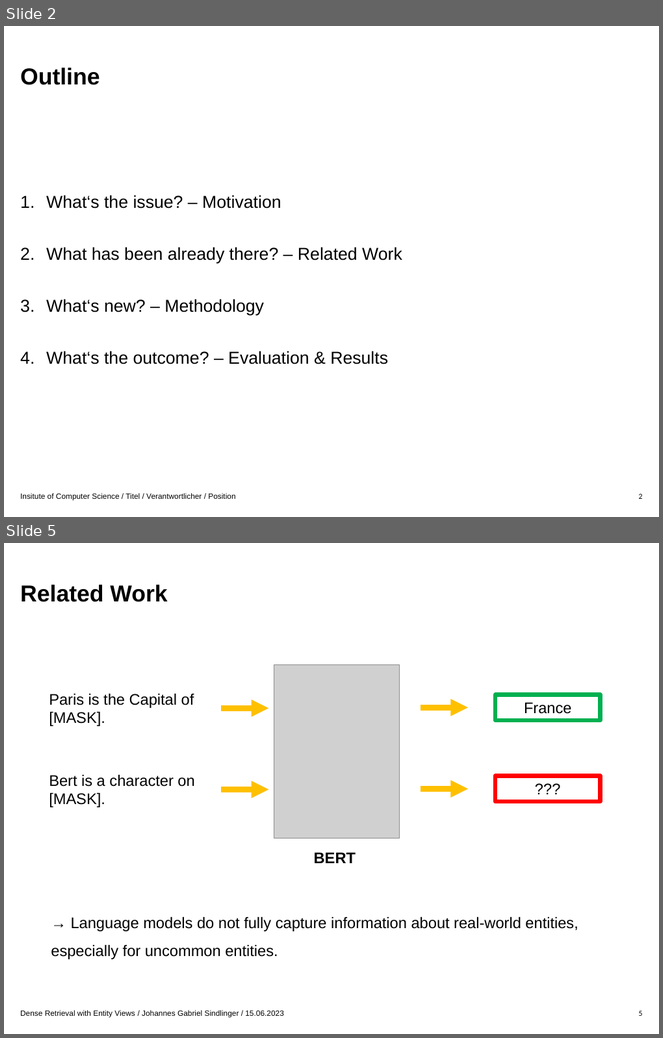
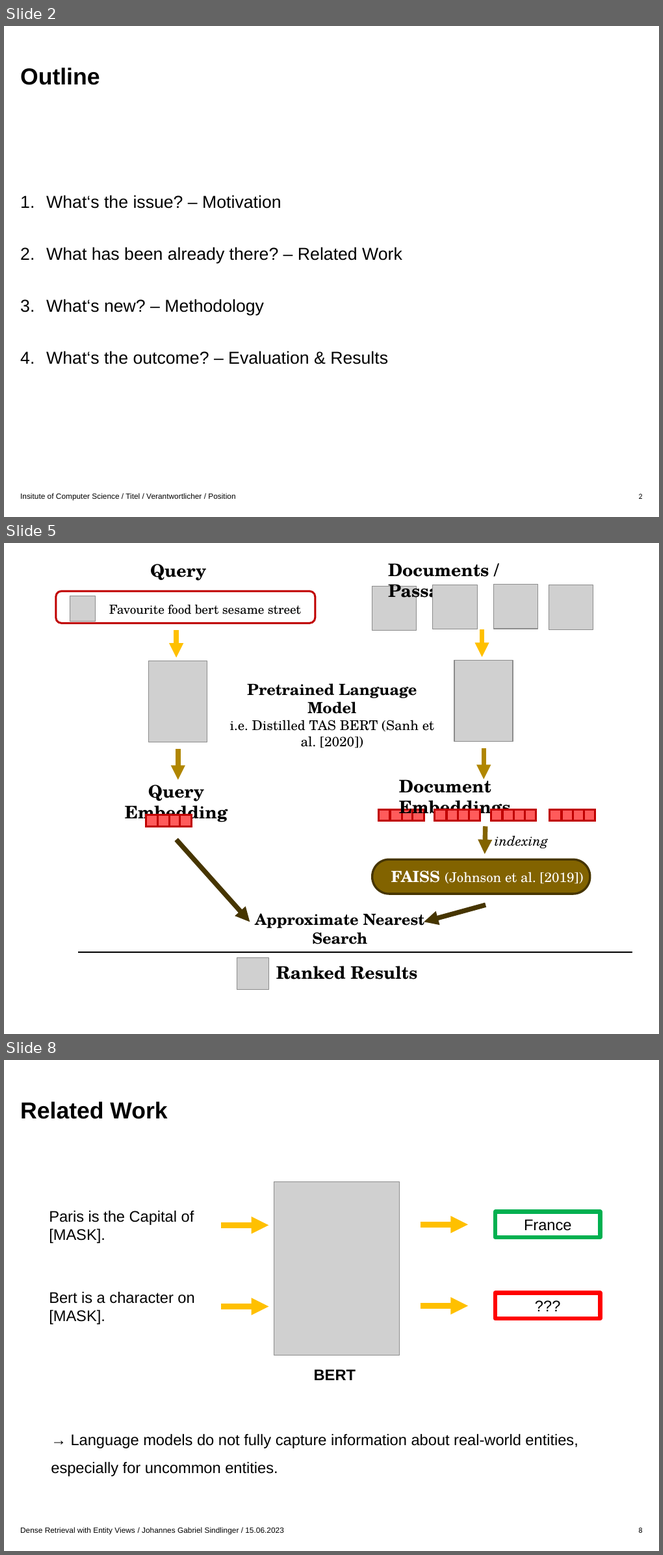
Before and after one commit to gsindlinger/Dense_Retrieval_With_Entities_Seminar, a slide deck: Präsentation.pptx. Shown one above the other, each under a label of ours: slides 2 and 5 before the commit, slides 2, 5 and 8 after it; the slides between them are not shown. The pictures are 663x1038 and 663x1555 pixels, drawn with LibreOffice and Linux fonts; fonts in the diff are those of the drawing; grey boxes stand for pictures; background and template pictures are left out. Boxes give left, top, right and bottom in pixels: in the first picture for what was removed or moved away, otherwise in the second. Text is boxed around its words. In the diff, an @@ line names an element or a change of style, - is before the commit and + after.

```diff
--- a/Präsentation.pptx
+++ b/Präsentation.pptx
@@ slide 5 added at (4, 543, 659, 1034), background #FFFFFF @@
@@ text added at (150, 564, 206, 581), 18 pt, text #000000, bold @@
+Query
@@ text added at (388, 563, 489, 603), 18 pt, text #000000, bold @@
+Documents / Passages
@@ rounded rectangle added at (56, 592, 315, 624), outline #C00000 2 pt @@
@@ picture added at (70, 596, 96, 622) @@
@@ picture added at (372, 586, 417, 630) @@
@@ picture added at (433, 585, 478, 629) @@
@@ picture added at (493, 585, 538, 629) @@
@@ picture added at (549, 585, 594, 629) @@
@@ text added at (109, 605, 301, 615), 13 pt, text #000000 @@
+Favourite food bert sesame street
@@ arrow added from (177, 630) to (177, 657), #FFC000 5 pt @@
@@ arrow added from (482, 629) to (482, 657), #FFC000 5 pt @@
@@ picture added at (149, 661, 207, 742) @@
@@ picture added at (454, 660, 513, 741) @@
@@ text added at (230, 683, 434, 748), 14 pt, text #000000 @@
+Pretrained Language Model
+i.e. Distilled TAS BERT (Sanh et al. [2020])
@@ arrow added from (178, 749) to (178, 780), #B08600 5 pt @@
@@ arrow added from (484, 749) to (484, 780), #B08600 5 pt @@
@@ text added at (399, 775, 511, 819), 18 pt, text #000000, bold @@
+Document Embeddings
@@ text added at (125, 785, 228, 825), 18 pt, text #000000, bold @@
+Query Embedding
@@ group added at (146, 815, 191, 826): 4 rectangles @@
@@ group added at (378, 810, 423, 821): 4 rectangles @@
@@ group added at (434, 810, 480, 821): 4 rectangles @@
@@ group added at (491, 810, 536, 821): 4 rectangles @@
@@ group added at (549, 810, 595, 821): 4 rectangles @@
@@ arrow added from (485, 826) to (485, 854), #826300 5 pt @@
@@ arrow added from (177, 840) to (250, 922), #463500 5 pt @@
@@ text added at (495, 835, 549, 849), 14 pt, text #000000, italic @@
+indexing
@@ rounded rectangle added at (372, 860, 590, 895), fill #826300, outline #463500 2.25 pt @@
@@ text added at (391, 871, 584, 884), 14 pt, text #FFFFFF @@
+FAISS (Johnson et al. [2019])
@@ arrow added from (486, 905) to (424, 922), #463500 5 pt @@
@@ text added at (255, 913, 425, 945), 16 pt, text #000000, bold @@
+Approximate Nearest Search
@@ line added from (78, 953) to (632, 953), #000000 2 pt @@
@@ picture added at (237, 958, 269, 990) @@
@@ text added at (276, 966, 417, 980), 18 pt, text #000000, bold @@
+Ranked Results
@@ what was slide 5 is now slide 8 @@
@@ page number at (639, 1528, 643, 1533): text changed @@
-5
+8
```
Also in this commit, not shown: 6 slides changed, 20 other slides added, 22 other files.
